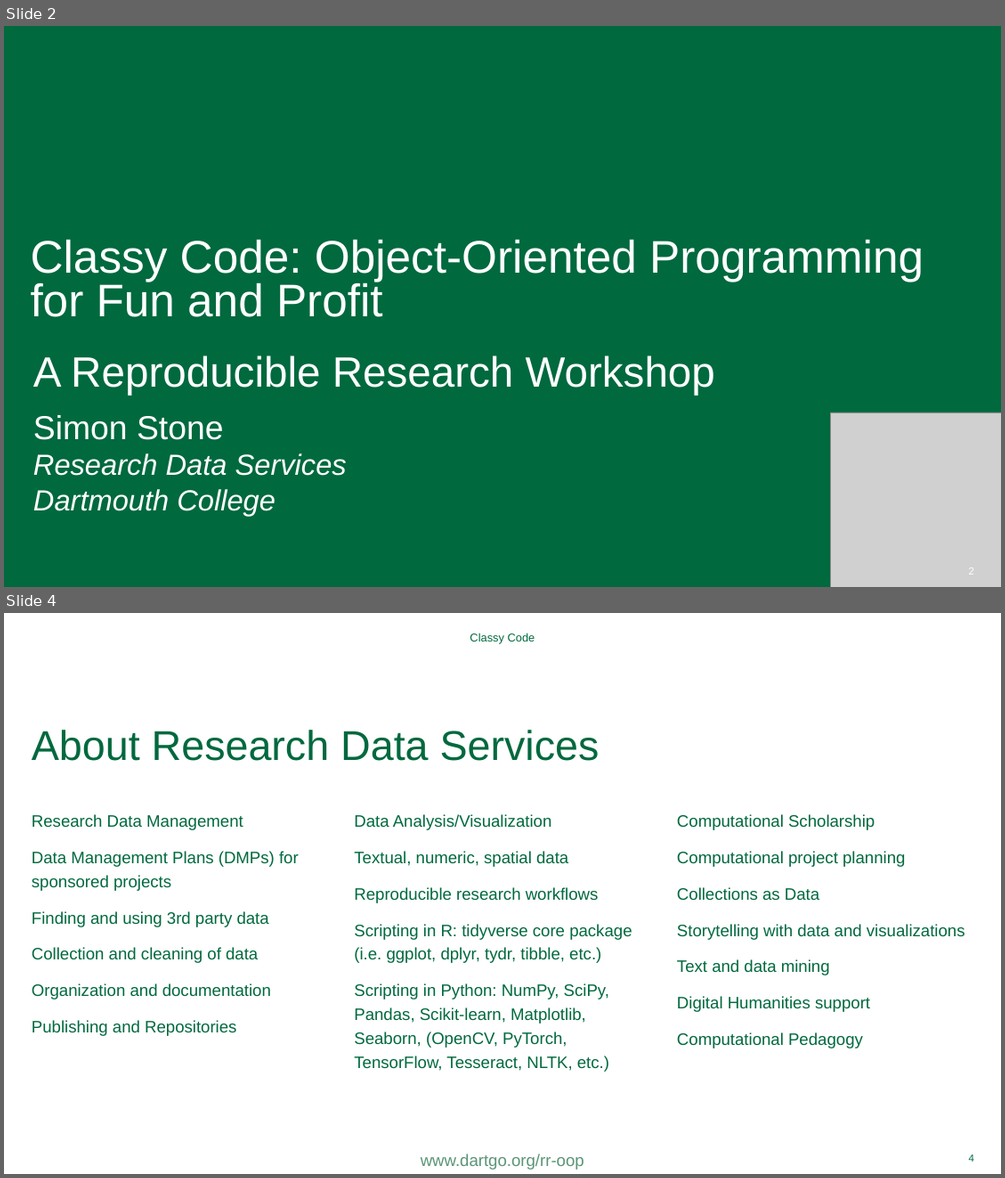
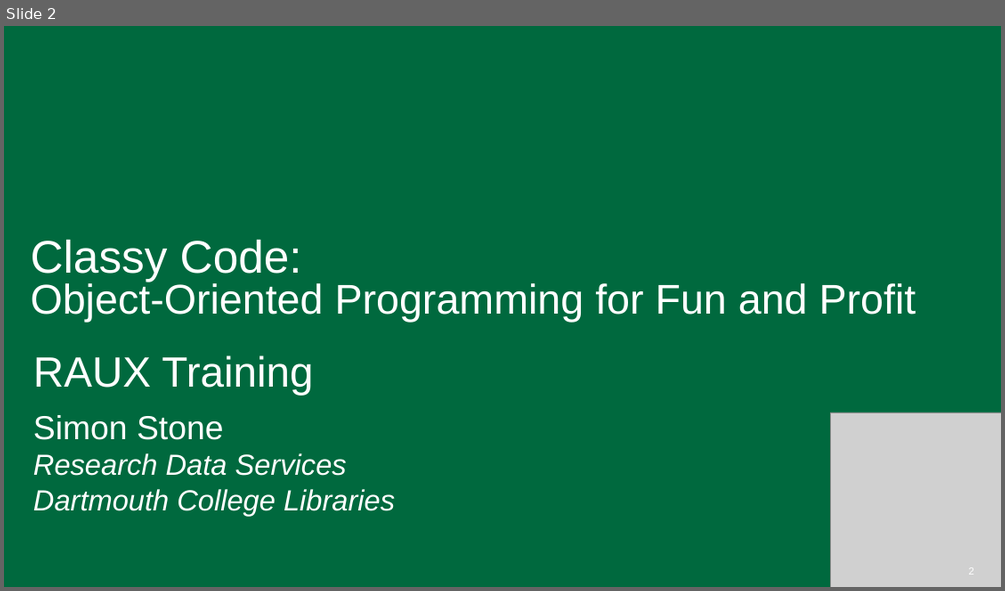
Before and after one commit to Dartmouth-Libraries/classy-code, a slide deck: ppt/OOP-for-Fun-and-Profit.pptx. Shown one above the other, each under a label of ours: slides 2 and 4 before the commit, slide 2 after it; the slides between them are not shown. The pictures are 1005x1178 and 1005x591 pixels, drawn with LibreOffice and Linux fonts; fonts in the diff are those of the drawing; grey boxes stand for pictures; background and template pictures are left out. Boxes give left, top, right and bottom in pixels: in the first picture for what was removed or moved away, otherwise in the second. Text is boxed around its words. In the diff, an @@ line names an element or a change of style, - is before the commit and + after.

Commit message:
adds materials for RAUX

```diff
--- a/ppt/OOP-for-Fun-and-Profit.pptx
+++ b/ppt/OOP-for-Fun-and-Profit.pptx
@@ slide 4 removed at [4, 613, 1001, 1174], background #FFFFFF; not listed: 1 template element that a slide beside it also shows @@
@@ text removed at [469, 633, 535, 643] @@
-Classy Code
@@ title removed at [32, 730, 599, 761] @@
-About Research Data Services
@@ text removed at [32, 814, 299, 1036] @@
-Research Data Management
-Data Management Plans (DMPs) for sponsored projects
-Finding and using 3rd party data
-Collection and cleaning of data
-Organization and documentation
-Publishing and Repositories
@@ text removed at [354, 814, 631, 1071] @@
-Data Analysis/Visualization
-Textual, numeric, spatial data
-Reproducible research workflows
-Scripting in R: tidyverse core package (i.e. ggplot, dplyr, tydr, tibble, etc.)
-Scripting in Python: NumPy, SciPy, Pandas, Scikit-learn, Matplotlib, Seaborn, (OpenCV, PyTorch, TensorFlow, Tesseract, NLTK, etc.)
@@ text removed at [677, 814, 965, 1048] @@
-Computational Scholarship
-Computational project planning
-Collections as Data
-Storytelling with data and visualizations
-Text and data mining
-Digital Humanities support
-Computational Pedagogy
@@ page number removed at [969, 1154, 974, 1161] @@
-4
@@ slide 2 changed as well @@
@@ title "Classy Code: Object-Oriented Programming for ..." at [31, 239, 916, 321]: size 44 to 40 pt in "Object-Oriented Programming for Fun and Profit" @@
@@ text at [33, 355, 313, 395]: text changed @@
-A Reproducible Research Workshop
+RAUX Training
@@ text at [33, 489, 395, 516]: text changed @@
-Dartmouth College
+Dartmouth College Libraries
```
Also in this commit, not shown: 8 other slides changed, 2 other slides removed, 10 other files.
